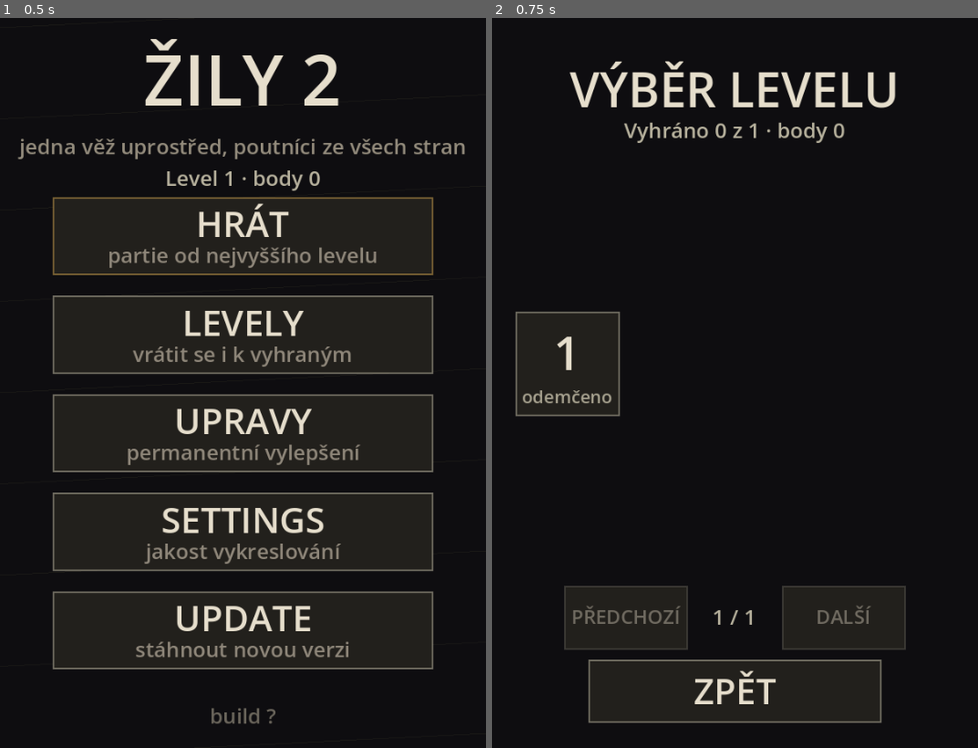
Above: before the commit, frames 1-2 (left to right).
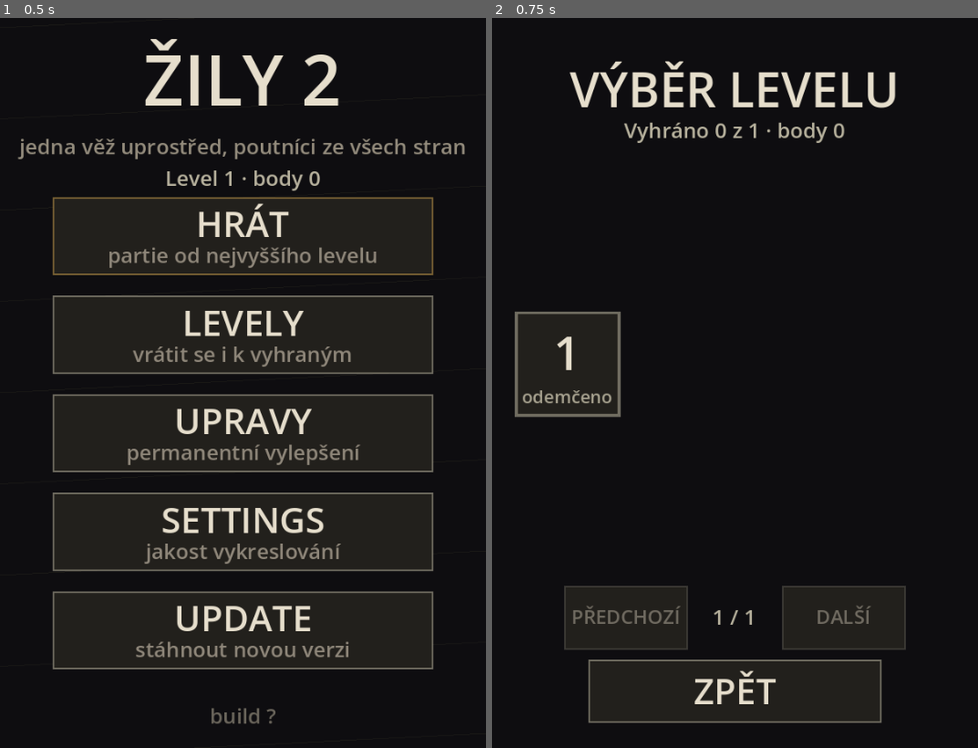
Above: after the commit, the same moments.

Repository: jankoznar94/dark-story
Game: Godot game, scene res://main.tscn
Same seed, same stepped clock (60 frames per second), same inputs: the game is played once before the commit and once after it.
Inputs (mouse positions are in pixels of both pictures, inside the frame that each line leads up to):
- Up to frame 1 (0.5 s): no input
- Up to frame 2 (0.75 s): tap Enter at 0.5 s; move the mouse to (841, 346) at 0.52 s; click (841, 346) at 0.67 s

Frame 1 is identical in both runs. In frame 2, 0.3% of the frame differs, in the area x 4-27%, y 40-55%.

Commit message:
Zily 2: vyhrany level ma zeleny ramecek a zelenou fajfku (zelenou nese i tvar)

Diff:
--- a/scripts/game_view.gd
+++ b/scripts/game_view.gd
@@ -35,6 +35,10 @@
 const HP_GOOD := Color(0.62, 0.76, 0.56)
 const HP_MID := Color(0.86, 0.76, 0.40)
 const HP_LOW := Color(0.85, 0.42, 0.36)
+# HOTOVO = ZELENA. Je to stejna zelená jako zivoty veze - v cele hre znamena
+# jedna barva jednu vec. Vyzene levely maji zeleny ramecek a zelenou fajfku
+# (Jan, Oct 2026: "Hotové levely budou mít zelený Border a zelenou fajfku").
+const WON_GREEN := HP_GOOD
 
 # USPORNE VYKRESLOVANI (nastaveni hrace) - viz puvodni poznamka.
 const RENDER_W := 960
@@ -566,6 +570,29 @@
 # =========================================================================
 # HORNI PRUH A PALETA
 # =========================================================================
+
+# FAJFKA U VYHRANEHO LEVELU. Dve tlusty cary pod cislem levelu - velikost se
+# bere z dlazdice, aby byla citelna i na malem displeji (Jan: velke prvky).
+# TRI BODY jsou ve vlastni funkci, aby se daly ZMERIT - kresleni se testovat
+# neda, geometrie ano.
+func check_mark_points(r: Rect2) -> Array:
+	var w: float = r.size.y * 0.46
+	var h: float = r.size.y * 0.30
+	var x: float = r.position.x + (r.size.x - w) * 0.5
+	var y: float = r.position.y + r.size.y * 0.60
+	return [Vector2(x + w * 0.02, y + h * 0.48),
+		Vector2(x + w * 0.36, y + h * 0.94),
+		Vector2(x + w * 0.98, y + h * 0.04)]
+
+
+func _check_mark(r: Rect2) -> void:
+	# FAJFKA misto popisku: dve tlusty cary. Znak "✓" v zakladnim pismu Godotu
+	# neni - kdyz chybi, nakresli se prazdny ctverecek.
+	var p: Array = check_mark_points(r)
+	var lw: float = maxf(3.0, r.size.y * 0.075)
+	draw_line(p[0], p[1], WON_GREEN, lw)
+	draw_line(p[1], p[2], WON_GREEN, lw)
+
 
 # PAUZA PRES POLE. Hrac se diva na srdce, ne do pruhu - kdyz se hra zastavi,
 # musi to videt tam, kam se diva. Text stoji NAD srdcem, ne na nem (zakryte
@@ -865,16 +892,25 @@
 		var r: Rect2 = layout.lvl_tiles[i]
 		var n: int = layout.lvl_page * ScreenLayout.LVL_PER_PAGE + i + 1
 		var done: bool = n <= game.profile.best
-		var accent: Color = MENU_EDGE_FIRST if done else MENU_EDGE
+		# VYHRANY LEVEL: ZELENY ramecek a zelena fajfka. Zelenou nese i TVAR
+		# (fajfka) - kdyby stav nesla jen barva, hrac s poruchou videni barvy
+		# vidi jen "nejaky" ramecek.
+		var accent: Color = WON_GREEN if done else MENU_EDGE
+		var edge_a: float = 0.90 if done else 0.55
 		draw_rect(r, MENU_BG, true)
-		draw_rect(r, Color(accent.r, accent.g, accent.b, 0.55), false, 2.0)
+		draw_rect(r, Color(accent.r, accent.g, accent.b, edge_a), false, maxf(2.0, r.size.x * 0.03))
 		var npx: int = _fit_px(str(n), r.size.x - 12.0, int(r.size.y * 0.46), 14)
 		draw_string(f, Vector2(r.position.x, r.position.y + r.size.y * 0.56),
 			str(n), HORIZONTAL_ALIGNMENT_CENTER, r.size.x, npx, Color(0.90, 0.87, 0.80))
-		var cap: String = "vyhráno" if done else "odemčeno"
-		var cpx: int = _fit_px(cap, r.size.x - 10.0, int(r.size.y * 0.24), 9)
-		draw_string(f, Vector2(r.position.x, r.position.y + r.size.y * 0.88),
-			cap, HORIZONTAL_ALIGNMENT_CENTER, r.size.x, cpx, Color(accent.r, accent.g, accent.b, 0.9))
+		if done:
+			# FAJFKA misto popisku: dve tlusty cary. Znak "✓" v zakladnim pismu
+			# Godotu neni - kdyz chybi, nakresli se prazdny ctverecek.
+			_check_mark(r)
+		else:
+			var cpx: int = _fit_px("odemčeno", r.size.x - 10.0, int(r.size.y * 0.24), 9)
+			draw_string(f, Vector2(r.position.x, r.position.y + r.size.y * 0.88),
+				"odemčeno", HORIZONTAL_ALIGNMENT_CENTER, r.size.x, cpx,
+				Color(accent.r, accent.g, accent.b, 0.9))
 	# STRANKY: sipky jsou videt vzdy, ale kdyz neni kam, jsou ztlumene.
 	var pages: String = "%d / %d" % [layout.lvl_page + 1, layout.lvl_pages]
 	_label(pages, Rect2(layout.lvl_prev.end.x, layout.lvl_prev.position.y,
--- a/tools/layout_dump.gd
+++ b/tools/layout_dump.gd
@@ -60,6 +60,7 @@
 		"hud_menu": _p(lay.hud_menu.get_center()),
 		"hud_pause": _p(lay.hud_pause.get_center()),
 		"hud_pause_rect": _r(lay.hud_pause),
+		"settings_row": _r(lay.settings_row),
 		"upg_panel": _r(lay.upg_panel),
 		"upg_tabs": _centers(lay.upg_tabs),
 		"upg_tab_rects": _rects(lay.upg_tabs),
--- /dev/null
+++ b/tools/progress_bytes.gd
@@ -0,0 +1,21 @@
+extends SceneTree
+
+# Vypise PRESNE bajty, ktere hra uklada do `user://zily2_progress.cfg` - sonda
+# v prohlizeci je pak zapise do IndexedDB (Godot si `user://` drzi tam) a hra
+# si prebere profil, jako by hrac level 1 uz vyhral.
+func _init() -> void:
+	Profile.allow_save = true
+	var p: Profile = Profile.new()
+	p.level = 2
+	p.best = 1
+	p.save()
+	var f: FileAccess = FileAccess.open(Profile.PATH, FileAccess.READ)
+	if f == null:
+		print("CFG_ERR")
+		quit()
+		return
+	var raw: PackedByteArray = f.get_buffer(f.get_length())
+	print("CFG_PATH=%s" % ProjectSettings.globalize_path(Profile.PATH))
+	print("CFG_HEX=%s" % raw.hex_encode())
+	print("CFG_TEXT=%s" % raw.get_string_from_utf8().replace("\n", "\\n"))
+	quit()
--- a/tools/test_layout.gd
+++ b/tools/test_layout.gd
@@ -494,6 +494,37 @@
 		"%s: nadpis vyberu levelu preleza do dlazdic" % tag)
 	_check(l.lvl_tiles[0].position.y >= l.lvl_note_y and l.lvl_prev.position.y > l.lvl_tiles[l.lvl_tiles.size() - 1].end.y,
 		"%s: sipky na stranky nejsou pod dlazdicemi" % tag)
+	# VYHRANY LEVEL = ZELENY ramecek + ZELENA FAJFKA (Jan, Oct 2026: "Hotové
+	# levely budou mít zelený Border a zelenou fajfku"). Kresleni se testem
+	# nezmeri, hlida se MISTO VOLANI ve zdroji obrazovky - stejna strazce jako
+	# u ostatnich obrazovek. Barva NESMI byt jedina znacka: fajfka je i TVAR.
+	_check(_src().contains("_check_mark("),
+		"vyhrany level nema fajfku (v obrazovce chybi _check_mark)")
+	_check(_src().contains("WON_GREEN"),
+		"vyhrany level nema zeleny ramecek (chybi WON_GREEN)")
+	_check(_src().contains("if done:") and _src().contains("_check_mark(r)"),
+		"fajfka se nekresli ve vetvi vyhraneho levelu (popisek zustal)")
+	# FAJFKA SE DA ZMERIT: `check_mark_points` vraci tri body, takze se hlida
+	# TVAR (prostredni bod je dole, pravy nahore - to je fajfka, ne strecha),
+	# ze se vejde do dlazdice a ze je dost velka na precteni.
+	var MARK_S: GDScript = load("res://scripts/game_view.gd")
+	var mark: Node2D = MARK_S.new()
+	var wg: Color = MARK_S.get_script_constant_map()["WON_GREEN"]
+	_check(wg.g > wg.r and wg.g > wg.b, "WON_GREEN neni zelena (%.2f/%.2f/%.2f)" % [wg.r, wg.g, wg.b])
+	var pts: Array = mark.call("check_mark_points", l.lvl_tiles[0] as Rect2)
+	_check(pts.size() == 3, "fajfka nema tri body (%d)" % pts.size())
+	if pts.size() == 3:
+		var a: Vector2 = pts[0]
+		var b: Vector2 = pts[1]
+		var c: Vector2 = pts[2]
+		_check(a.x < b.x and b.x < c.x, "fajfka nejde zleva doprava")
+		_check(b.y > a.y and b.y > c.y, "prostredni bod fajfky neni dole (neni to fajfka)")
+		var tr: Rect2 = l.lvl_tiles[0] as Rect2
+		for p in pts:
+			_check(tr.grow(-1.0).has_point(p), "fajfka preleza z dlazdice %.0fx%.0f" % [tr.size.x, tr.size.y])
+		_check(c.x - a.x >= tr.size.y * 0.30,
+			"fajfka je mala (%.0f px na dlazdici %.0f px)" % [c.x - a.x, tr.size.y])
+	mark.free()
 	_check(l.lvl_next.position.x - l.lvl_prev.end.x > l.measure_px("1 / 2", l.menu_sub_px) + 8.0,
 		"%s: mezi sipkami neni misto na cislo stranky" % tag)
 	_check(l.lvl_prev.position.x >= -0.5 and l.lvl_next.end.x <= v.x + 0.5
Not shown, added: tools/progress_bytes.gd.uid
